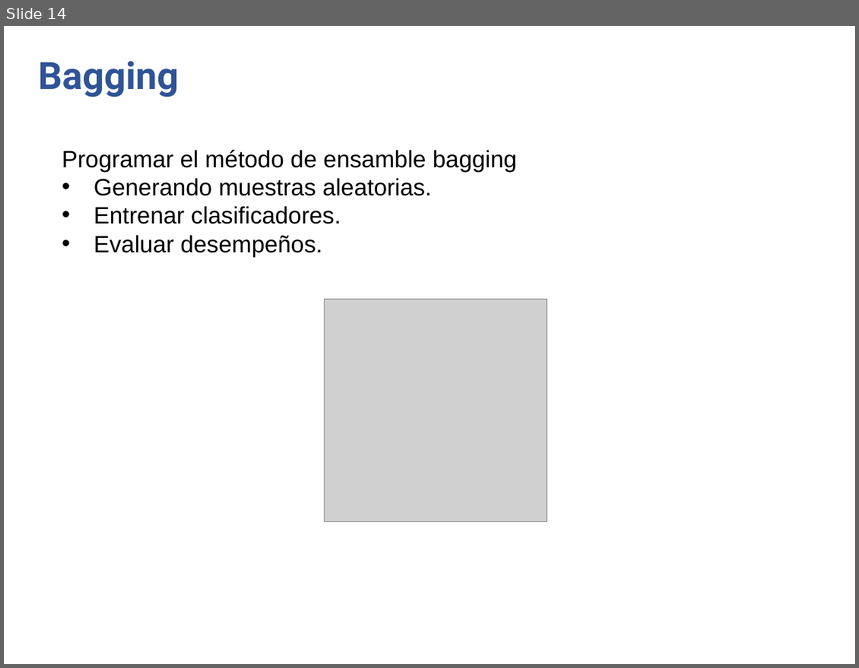
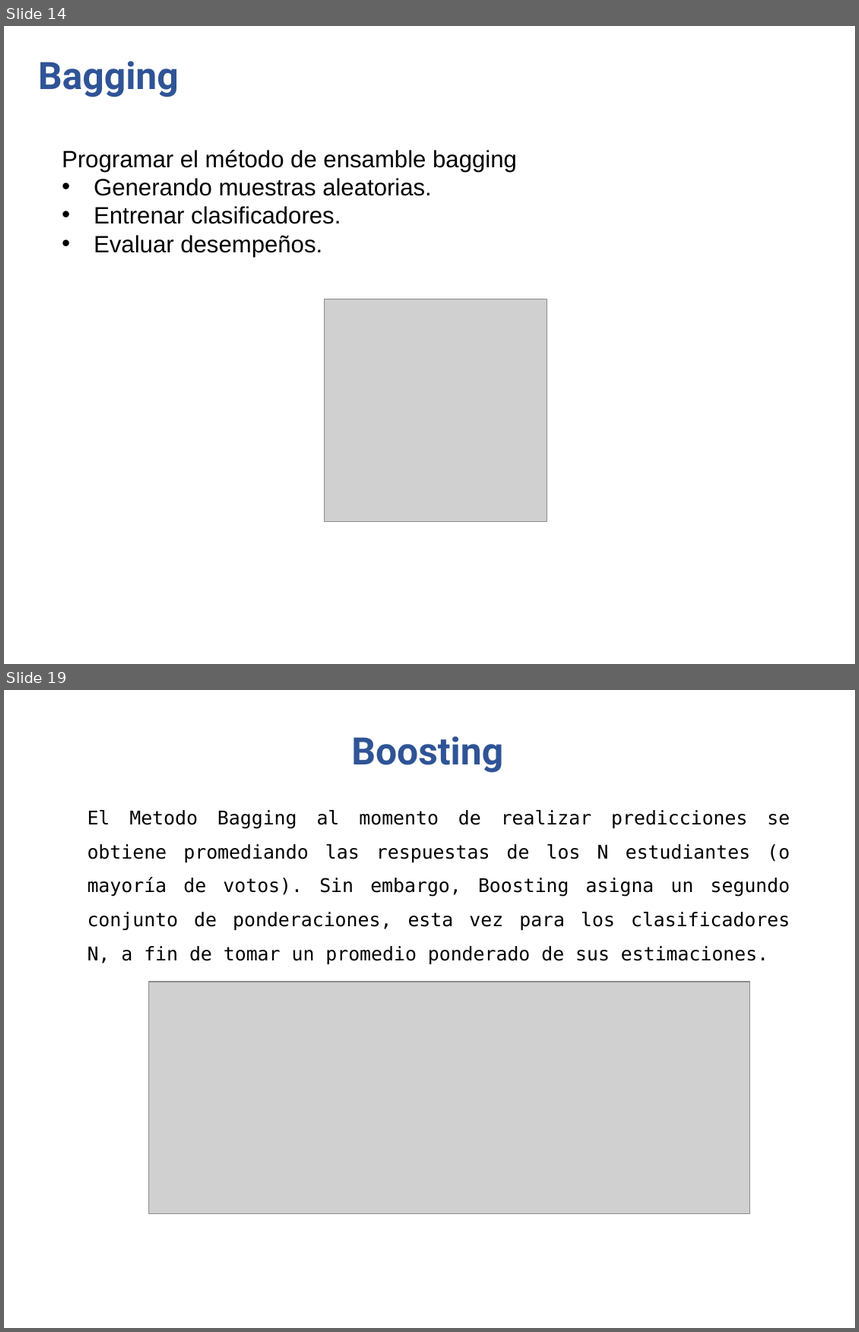
Before and after one commit to anvelezec/Embedings, a slide deck: MetodosEnsamble.pptx. Shown one above the other, each under a label of ours: slide 14 before the commit, slides 14 and 19 after it; the slides between them are not shown. The pictures are 859x668 and 859x1332 pixels, drawn with LibreOffice and Linux fonts; fonts in the diff are those of the drawing; grey boxes stand for pictures; background and template pictures are left out. Boxes give left, top, right and bottom in pixels: in the first picture for what was removed or moved away, otherwise in the second. Text is boxed around its words. In the diff, an @@ line names an element or a change of style, - is before the commit and + after.

Commit message:
Boosting

```diff
--- a/MetodosEnsamble.pptx
+++ b/MetodosEnsamble.pptx
@@ slide 19 added at [4,690,855,1328], background picture (left out) @@
@@ text added at [351,736,503,773], 32 pt, text #2F5496, bold @@
+Boosting
@@ text added at [88,810,791,965], 16 pt, text #000000 @@
+El Metodo Bagging al momento de realizar predicciones se obtiene promediando las respuestas de los N estudiantes (o mayoría de votos). Sin embargo, Boosting asigna un segundo conjunto de ponderaciones, esta vez para los clasificadores N, a fin de tomar un promedio ponderado de sus estimaciones.
@@ picture added at [148,982,750,1214] @@
```
Also in this commit, not shown: 2 slides changed, 7 other slides added, 1 other file.
